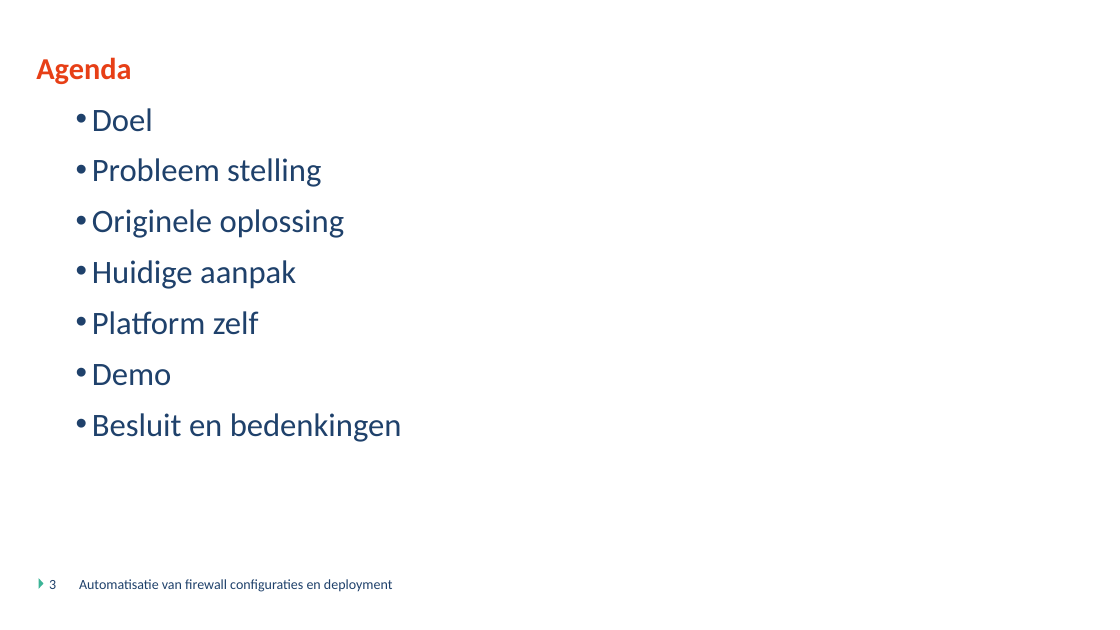
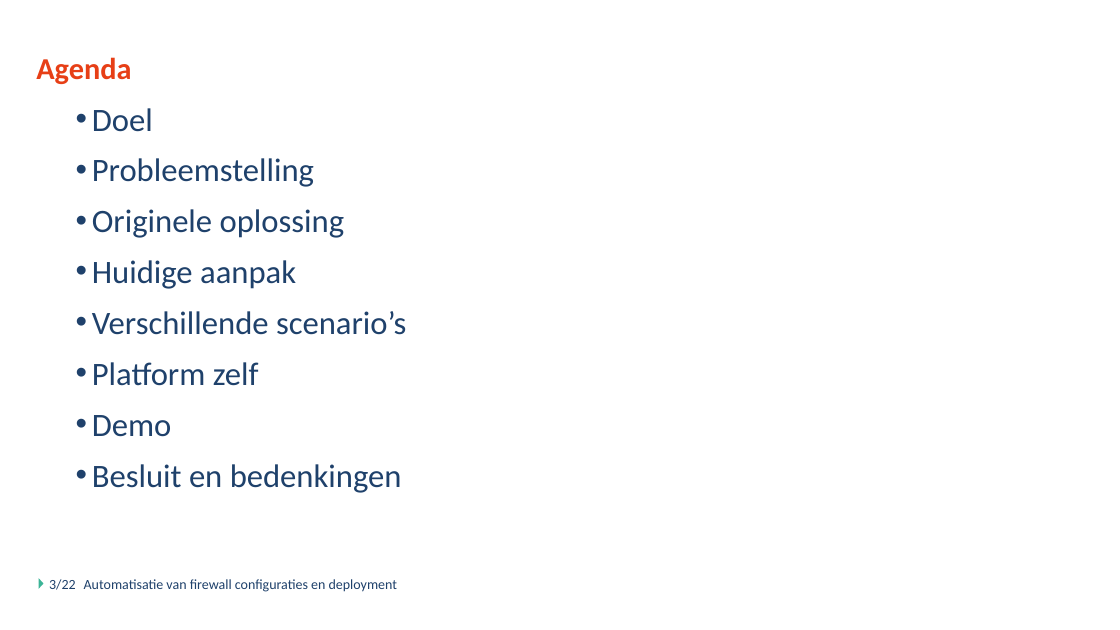
Before and after one commit to GerritVanMol/FirewallDeploymentPlatform, a slide deck: slide 3 of Documents/BachelorProef_VanMol_Gerrit_Verdediging.pptx. Drawn at 1120x630 pixels with LibreOffice and Linux fonts; fonts in the diff are those of the drawing; background and template pictures are left out. Boxes give left, top, right and bottom in pixels: in the first picture for what was removed or moved away, otherwise in the second. Text is boxed around its words. In the diff, an @@ line names an element or a change of style, - is before the commit and + after.

```diff
--- a/Documents/BachelorProef_VanMol_Gerrit_Verdediging.pptx
+++ b/Documents/BachelorProef_VanMol_Gerrit_Verdediging.pptx
@@ text at bbox=[92, 158, 314, 187]: spaces changed @@
-• Probleem stelling
+• Probleemstelling
@@ text at bbox=[92, 311, 406, 335]: paragraph added @@
+• Verschillende scenario’s
@@ page number at bbox=[49, 579, 76, 590]: text changed @@
-3
+3/22
@@ text "Automatisatie van firewall configuraties en ...": place and size @@
-text "Automatisatie van firewall configuraties en ..." at bbox=[79, 579, 393, 592]
+text "Automatisatie van firewall configuraties en ..." at bbox=[84, 579, 398, 592]
```
Also in this commit, not shown: 11 other slides changed, 3 slides added, 4 other files.
